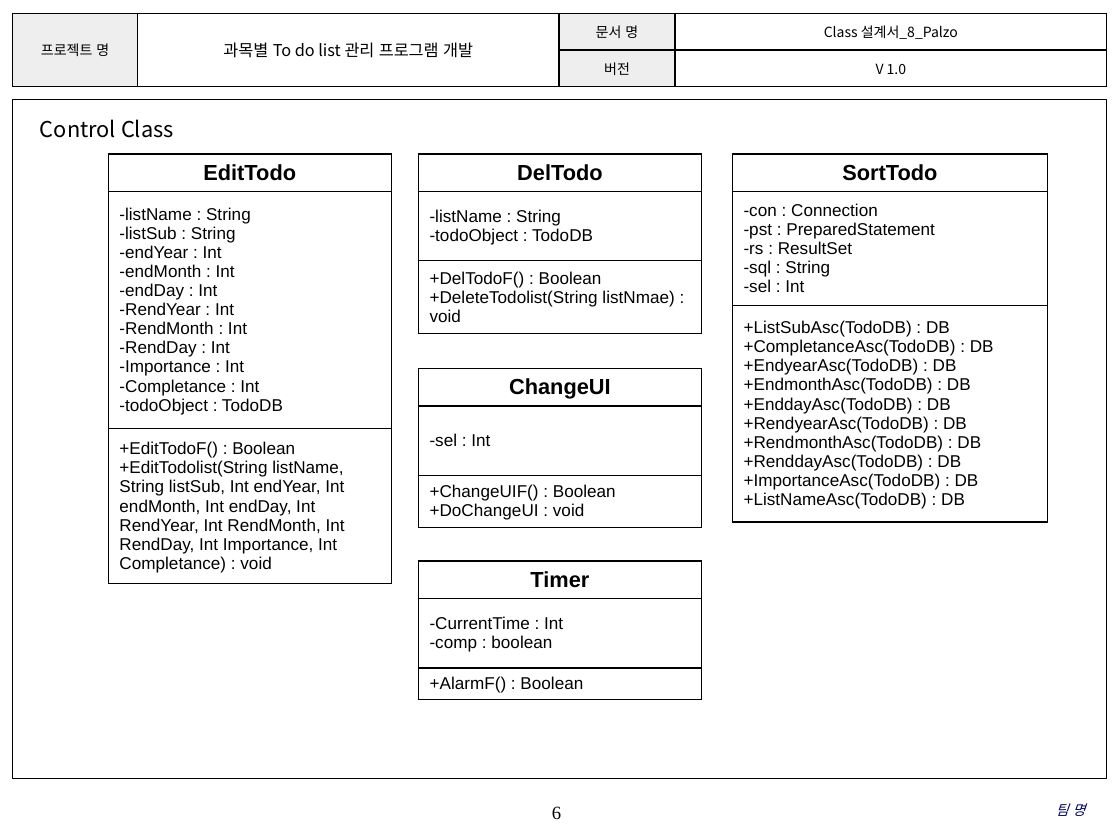
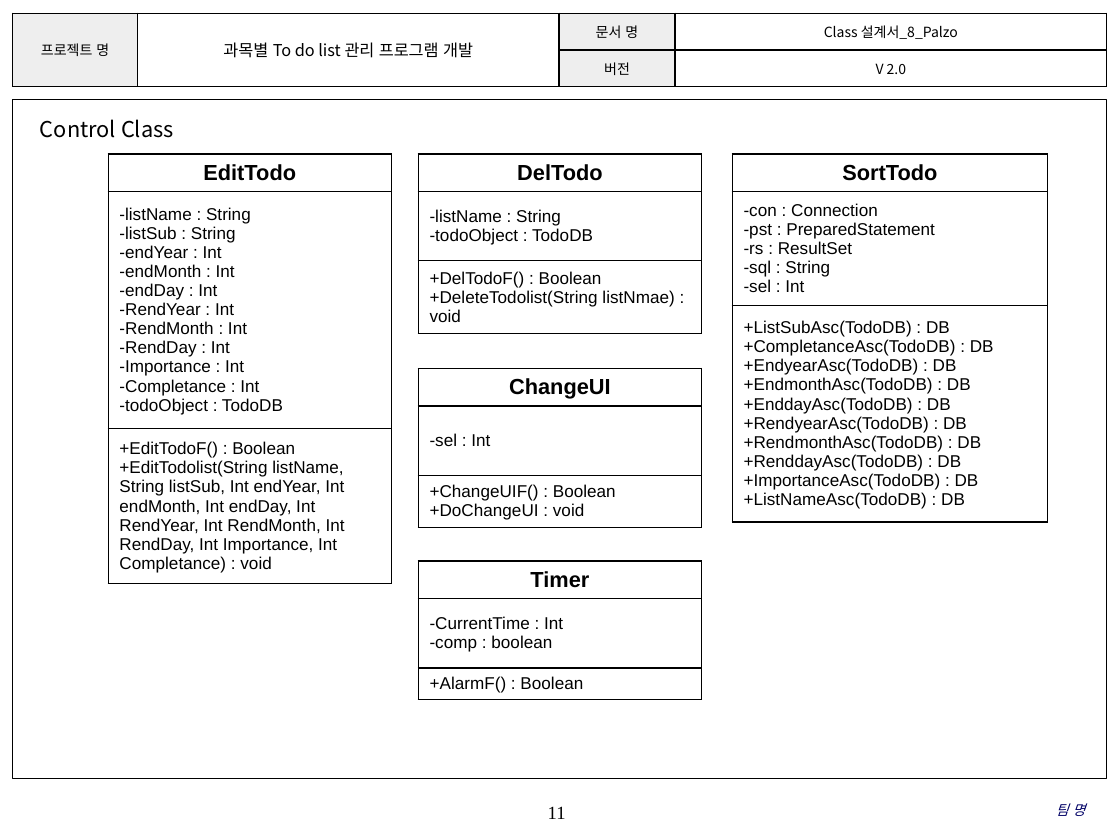
Before and after one commit to SMU-SE-Admin/18-1_8_PALZO_Doc, a slide deck: slide 11 of 03 설계/Class 설계서_8_Palzo.pptx (slide 6 before the commit). Drawn at 1120x840 pixels with LibreOffice and Linux fonts; fonts in the diff are those of the drawing; background and template pictures are left out. Boxes give left, top, right and bottom in pixels: in the first picture for what was removed or moved away, otherwise in the second. Text is boxed around its words. In the diff, an @@ line names an element or a change of style, - is before the commit and + after.

```diff
--- a/03 설계/Class 설계서_8_Palzo.pptx
+++ b/03 설계/Class 설계서_8_Palzo.pptx
@@ table at box(12, 13, 1107, 86) @@
-row 2, column 4: V 1.0
+row 2, column 4: V 2.0
@@ page number at box(548, 806, 566, 819): text changed @@
-6
+11
```
Also in this commit, not shown: 7 other slides changed, 5 slides added.
